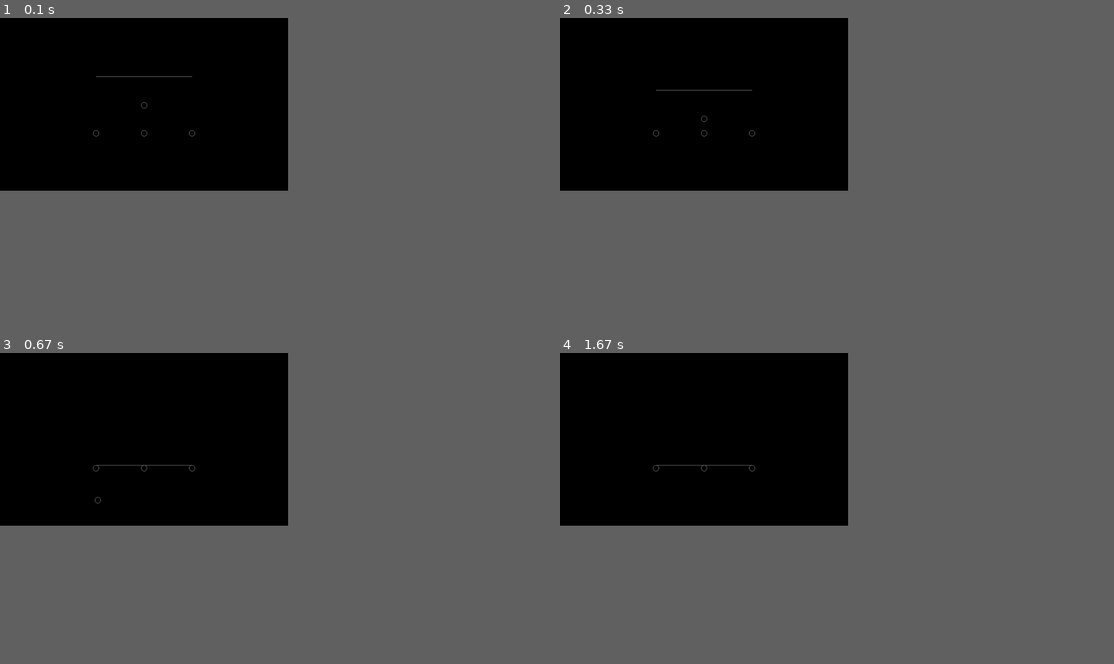
Above: before the commit, frames 1-4 (two rows, left to right).
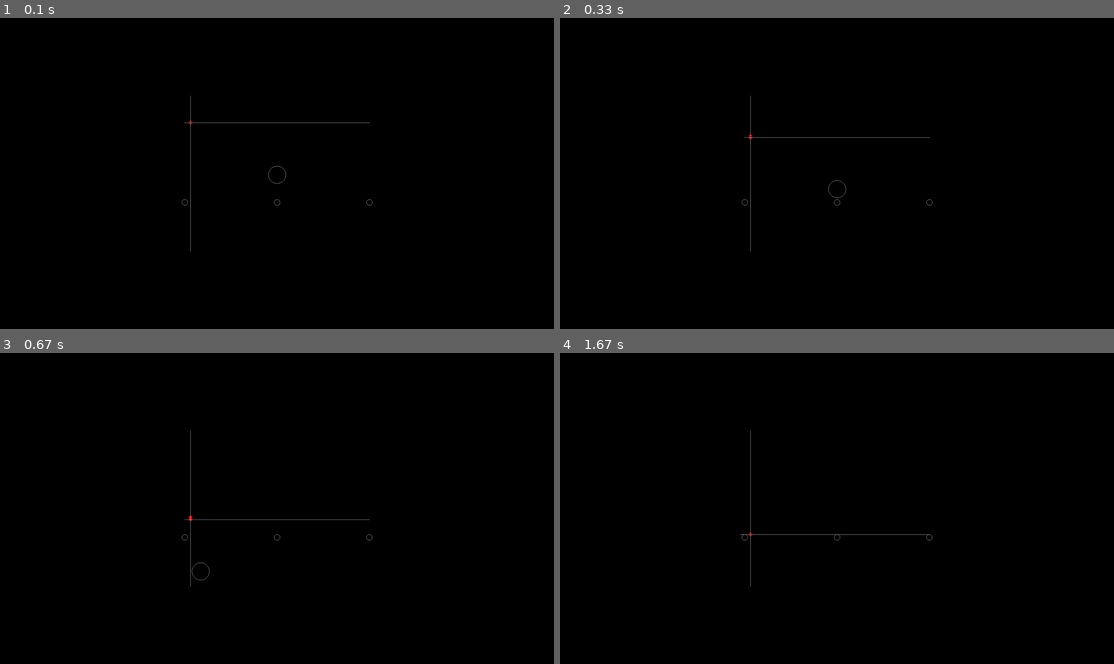
Above: after the commit, the same moments.

Repository: MoronicRocketFanatic/Pythonic_Physics_Engine
Game: pygame game, started from source/main.py
Same seed, same stepped clock (60 frames per second), same inputs: the game is played once before the commit and once after it.
Inputs:
- Up to frame 1 (0.1 s): no input
- Up to frame 2 (0.33 s): no input
- Up to frame 3 (0.67 s): hold Left from 0.33 s (still down)
- Up to frame 4 (1.67 s): release Left at 0.87 s
In our replay, the window is 468x281 before the commit and 900x506 after it. These sizes can differ from the game's own. Grey fills any space a smaller window leaves; there, only what the larger window draws over its background counts as a difference.

The runs differ from the first frame. In frame 1, 0.2% of the frame differs, in the area x 16-68%, y 18-76%; in frame 2, 0.2%; in frame 3, 0.3%, in the area x 16-68%, y 24-76%; in frame 4, 0.2%.

Commit message:
Line on Line

Diff:
--- a/source/main.py
+++ b/source/main.py
@@ -1,17 +1,17 @@
 import pygame
-from pygame import gfxdraw
-import pygame_plus
-import solver
-from solver import Solver, Ball, Line, Square, Triangle
-import math
-import multiprocessing
-from random import randint
+from pygame import gfxdraw  # noqa: F401
+import pygame_plus # noqa: F401
+import solver # noqa: F401
+from solver import Solver, Ball, Line, Square, Triangle # noqa: F401
+import math # noqa: F401
+import multiprocessing # noqa: F401
+from random import randint # noqa: F401
 
 
 #USER VARIABLES
-WINDOW_WIDTH = 1000
-WINDOW_HEIGHT = 600
-FRAMERATE = 60
+WINDOW_WIDTH = 1920
+WINDOW_HEIGHT = 1080
+FRAMERATE = 100
 
 #Initialize PyGame
 pygame.init()
@@ -25,10 +25,10 @@
 delta_time = 1/FRAMERATE #lock it to 1s divided between frames to help stability
 
 #objects
-grav_objects = [Ball(display, WINDOW_WIDTH/2, WINDOW_HEIGHT/2)]
-grav_objects = [Ball(display, WINDOW_WIDTH/2, WINDOW_HEIGHT/2), Line(display, WINDOW_WIDTH/3, WINDOW_HEIGHT/3, WINDOW_WIDTH/3*2, WINDOW_HEIGHT/3)]
+# grav_objects = [Ball(display, WINDOW_WIDTH/2, WINDOW_HEIGHT/2)]
+grav_objects = [Ball(display, WINDOW_WIDTH/2, WINDOW_HEIGHT/2, 30), Line(display, WINDOW_WIDTH/3, WINDOW_HEIGHT/3, WINDOW_WIDTH/3*2, WINDOW_HEIGHT/3), Line(display, WINDOW_WIDTH/3-1, WINDOW_HEIGHT/3, WINDOW_WIDTH/3*2, WINDOW_HEIGHT/3)]
 # no_grav_objects = [Line(display, 0, 0, 0, WINDOW_HEIGHT-1, anchored=True), Line(display, 0, WINDOW_HEIGHT-1, WINDOW_W …(181 unchanged characters)…
-no_grav_objects = [Ball(display, WINDOW_WIDTH/2, WINDOW_HEIG …(120 unchanged characters)… 3*2, WINDOW_HEIGHT/2+100, anchored=True)]
+no_grav_objects = [Ball(display, WINDOW_WIDTH/2, WINDOW_HEIG …(120 unchanged characters)… 3*2, WINDOW_HEIGHT/2+100, anchored=True), Line(display, WINDOW_WIDTH/3+20, WINDOW_HEIGHT/4, WINDOW_WIDTH/3+20, WINDOW_HEIGHT/2*1.5, anchored=True)]
 invisible_physics_objects = [] #for invisible walls, etc
 rendered_objects = [] #rendered but without collisions, gui maybe?
 
@@ -36,10 +36,6 @@
 
 
 #Functions
-
-
-
-
 
 #MAIN LOOP
 engine_running = True
@@ -57,6 +53,9 @@
             if event.key == pygame.K_UP:
                 grav_objects[0].position[1] -= 1
 
+            elif event.key == pygame.K_DOWN:
+                grav_objects[0].position[1] += 1
+
             elif event.key == pygame.K_LEFT:
                 grav_objects[0].position[0] -= 1
 
@@ -68,13 +67,22 @@
 
     #I should split these onto three other threads for better perf
     for object in grav_objects:
-        object.draw_antialiased_wireframe()
+        if object.draw_antialiased_wireframe():
+            grav_objects.remove(object)
+            del object
+            continue
 
     for object in no_grav_objects:
-        object.draw_antialiased_wireframe()
+        if object.draw_antialiased_wireframe():
+            no_grav_objects.remove(object)
+            del object
+            continue
 
     for object in rendered_objects:
-        object.draw_antialiased_wireframe()
+        if object.draw_antialiased_wireframe():
+            rendered_objects.remove(object)
+            del object
+            continue
 
     pygame.display.flip()
 #EXIT PROGRAM
--- a/source/pygame_plus.py
+++ b/source/pygame_plus.py
@@ -40,7 +40,7 @@
 
     def draw(self, surface:pygame.Surface = None) -> None:
         """Draws the non-anti-aliased filled box (Surface param is optional)."""
-        if surface == None:
+        if surface is None:
             surface = self.surface
 
         gfxdraw.filled_polygon(surface, self.drawn_points, self.color)
@@ -48,7 +48,7 @@
 
     def draw_wireframe(self, surface:pygame.Surface = None) -> None:
         """Draws the non-anti-aliased wireframe box (Surface Param is optional)."""
-        if surface == None:
+        if surface is None:
             surface = self.surface
 
         gfxdraw.polygon(surface, self.drawn_points, self.color)
@@ -56,7 +56,7 @@
 
     def draw_antialiased(self, surface:pygame.Surface = None) -> None:
         """Draws the anti-aliased filled box (Surface Param is optional)."""
-        if surface == None:
+        if surface is None:
             surface = self.surface
 
         gfxdraw.aapolygon(surface, self.drawn_points, self.color)
@@ -65,7 +65,7 @@
 
     def draw_antialiased_wireframe(self, surface:pygame.Surface = None) -> None:
         """Draws the anti-aliased wireframe box (Surface Param is optional)."""
-        if surface == None:
+        if surface is None:
             surface = self.surface
 
         gfxdraw.aapolygon(surface, self.drawn_points, self.color)
@@ -93,7 +93,7 @@
         elif self.rotation < -360:
             self.rotation += 360
 
-        if rotation_center == None:
+        if rotation_center is None:
             rotation_center = (self.x, self.y)
 
         for point in range(len(self.points)):
@@ -127,7 +127,7 @@
 
     def draw(self, surface:pygame.Surface = None) -> None:
         """Draws the non-anti-aliased filled circle (Surface param is optional)."""
-        if surface == None:
+        if surface is None:
             surface = self.surface
 
         gfxdraw.filled_circle(surface, self.drawn_xy[0], self.drawn_xy[1], self.radius, self.color)
@@ -135,7 +135,7 @@
 
     def draw_wireframe(self, surface:pygame.Surface = None) -> None:
         """Draws the non-anti-aliased wireframe circle (Surface Param is optional)."""
-        if surface == None:
+        if surface is None:
             surface = self.surface
 
         gfxdraw.aacircle(surface, self.drawn_xy[0], self.drawn_xy[1], self.radius, self.color)
@@ -143,7 +143,7 @@
 
     def draw_antialiased(self, surface:pygame.Surface = None) -> None:
         """Draws the anti-aliased filled circle (Surface Param is optional)."""
-        if surface == None:
+        if surface is None:
             surface = self.surface
 
         gfxdraw.aacircle(surface, self.drawn_xy[0], self.drawn_xy[1], self.radius, self.color)
@@ -152,7 +152,7 @@
 
     def draw_antialiased_wireframe(self, surface:pygame.Surface = None) -> None:
         """Draws the anti-aliased wireframe circle (Surface Param is optional)."""
-        if surface == None:
+        if surface is None:
             surface = self.surface
 
         gfxdraw.aacircle(surface, self.drawn_xy[0], self.drawn_xy[1], self.radius, self.color)
@@ -176,7 +176,7 @@
         elif self.rotation < -360:
             self.rotation += 360
 
-        if rotation_center == None:
+        if rotation_center is None:
             rotation_center = (self.x, self.y)
 
 
@@ -255,7 +255,7 @@
 
     def draw(self, surface:pygame.Surface = None) -> None:
         """Draws the non-anti-aliased filled polygon (Surface param is optional)."""
-        if surface == None:
+        if surface is None:
             surface = self.surface
 
         gfxdraw.filled_polygon(surface, self.drawn_points, self.color)
@@ -263,7 +263,7 @@
 
     def draw_wireframe(self, surface:pygame.Surface = None) -> None:
         """Draws the non-anti-aliased wireframe polygon (Surface Param is optional)."""
-        if surface == None:
+        if surface is None:
             surface = self.surface
 
         gfxdraw.polygon(surface, self.drawn_points, self.color)
@@ -271,7 +271,7 @@
 
     def draw_antialiased(self, surface:pygame.Surface = None) -> None:
         """Draws the anti-aliased filled polygon (Surface Param is optional)."""
-        if surface == None:
+        if surface is None:
             surface = self.surface
 
         gfxdraw.aapolygon(surface, self.drawn_points, self.color)
@@ -280,7 +280,7 @@
 
     def draw_antialiased_wireframe(self, surface:pygame.Surface = None) -> None:
         """Draws the anti-aliased wireframe polygon (Surface Param is optional)."""
-        if surface == None:
+        if surface is None:
             surface = self.surface
 
         gfxdraw.aapolygon(surface, self.drawn_points, self.color)
@@ -300,7 +300,7 @@
         elif self.rotation < -360:
             self.rotation += 360
 
-        if rotation_center == None:
+        if rotation_center is None:
             rotation_center = (self.x, self.y)
 
         self.calculate_points()
@@ -344,7 +344,7 @@
 
     def draw(self, surface:pygame.Surface = None) -> None:
         """Draws the non-anti-aliased filled polygon (Surface param is optional)."""
-        if surface == None:
+        if surface is None:
             surface = self.surface
 
         gfxdraw.filled_polygon(surface, self.drawn_points, self.color)
@@ -352,7 +352,7 @@
 
     def draw_wireframe(self, surface:pygame.Surface = None) -> None:
         """Draws the non-anti-aliased wireframe polygon (Surface Param is optional)."""
-        if surface == None:
+        if surface is None:
             surface = self.surface
 
         gfxdraw.polygon(surface, self.drawn_points, self.color)
@@ -360,7 +360,7 @@
 
     def draw_antialiased(self, surface:pygame.Surface = None) -> None:
         """Draws the anti-aliased filled polygon (Surface Param is optional)."""
-        if surface == None:
+        if surface is None:
             surface = self.surface
 
         gfxdraw.aapolygon(surface, self.drawn_points, self.color)
@@ -369,7 +369,7 @@
 
     def draw_antialiased_wireframe(self, surface:pygame.Surface = None) -> None:
         """Draws the anti-aliased wireframe polygon (Surface Param is optional)."""
-        if surface == None:
+        if surface is None:
             surface = self.surface
 
         gfxdraw.aapolygon(surface, self.drawn_points, self.color)
@@ -387,7 +387,7 @@
         elif self.rotation < -360:
             self.rotation += 360
 
-        if rotation_center == None:
+        if rotation_center is None:
             rotation_center = (self.x, self.y)
 
         for point in range(len(self.points)):
--- a/source/solver.py
+++ b/source/solver.py
@@ -1,7 +1,7 @@
 import pygame
 from pygame import Vector2
 from pygame import gfxdraw
-import pygame_plus
+import pygame_plus  # noqa: F401
 import math
 
 
@@ -9,6 +9,18 @@
     """Main branch for physics objects to specialize off into."""
 
     def __init__(self, surface:pygame.Surface, x:int = 0, y:int = 0, color:pygame.Color = (200, 200, 200), rotation:int = 0, rotation_center:Vector2 = Vector2(0,0), permanent_rotation:int = 0, anchored:bool = False) -> None:
+        """_summary_
+
+        Args:
+            surface (pygame.Surface): _description_
+            x (int, optional): _description_. Defaults to 0.
+            y (int, optional): _description_. Defaults to 0.
+            color (pygame.Color, optional): _description_. Defaults to (200, 200, 200).
+            rotation (int, optional): _description_. Defaults to 0.
+            rotation_center (Vector2, optional): _description_. Defaults to Vector2(0,0).
+            permanent_rotation (int, optional): _description_. Defaults to 0.
+            anchored (bool, optional): _description_. Defaults to False.
+        """
         self.surface = surface
 
         self.position = Vector2(x, y)
@@ -50,8 +62,12 @@
         # self.render = pygame_plus.Circle(self.x, self.y, self.radius, self.surface, self.color, self.rotation)
 
 
-    def draw_antialiased_wireframe(self):
-        gfxdraw.aacircle(self.surface, int(self.position[0]), int(self.position[1]), self.radius, self.color)
+    def draw_antialiased_wireframe(self) -> bool:
+        try:
+            gfxdraw.aacircle(self.surface, int(self.position[0]), int(self.position[1]), self.radius, self.color)
+        except OverflowError:
+            print(f"OBJECT KILLED: {self}")
+            return True
         # self.render.update(self.position[0], self.position[1], self.radius)
         # self.render.color = self.color
         # self.render.draw_antialiased_wireframe()
@@ -81,8 +97,13 @@
         super().update_position(delta_time)
 
 
-    def draw_antialiased_wireframe(self):
-        gfxdraw.line(self.surface, int(self.position[0]), int(self.position[1]), int(self.position_2[0]), int(self.position_2[1]), self.color)
+    def draw_antialiased_wireframe(self) -> bool:
+        try:
+            gfxdraw.line(self.surface, int(self.position[0]), int(self.position[1]), int(self.position_2[0]), int(self.position_2[1]), self.color)
+
+        except OverflowError:
+            print(f"OBJECT KILLED: {self}")
+            return True
 
 
 
@@ -152,17 +173,22 @@
                     self.ball_on_ball(object_1, object_2)
                     continue
 
-
-                if ((object_1_type == Line) and (object_2_type == Ball)) or ((object_1_type == Ball) and (object_2_type == Line)):
+                elif ((object_1_type == Line) and (object_2_type == Ball)) or ((object_1_type == Ball) and (object_2_type == Line)):
                     if (object_1_type == Line) and (object_2_type == Ball):
                         self.line_on_ball(object_1, object_2)
+                        continue
                     else:
                         self.line_on_ball(object_2, object_1)
-
-
-
-
-    def ball_on_ball(self, ball_1:Ball, ball_2:Ball) -> None:
+                        continue
+
+                elif (object_1_type == Line) and (object_2_type == Line):
+                    self.line_on_line(object_1, object_2)
+                    continue
+
+
+
+
+    def ball_on_ball(self, ball_1:Ball, ball_2:Ball) -> bool:
         collision_axis = ball_1.position - ball_2.position
         distance = collision_axis.length()
         if distance < ball_1.radius + ball_2.radius:
@@ -173,6 +199,7 @@
             delta = ball_1.radius + ball_2.radius - distance
             ball_1.position += (0.5 * delta * n) * (not ball_1.anchored)
             ball_2.position -= (0.5 * delta * n) * (not ball_2.anchored)
+            return True
 
 
     def line_on_point(self, line: Line, point: Vector2) -> bool:
@@ -186,7 +213,8 @@
             return True
 
 
-    def line_on_ball(self, line: Line, ball: Ball) -> None:
+    def line_on_ball(self, line: Line, ball: Ball) -> bool:
+
         collision_axis = line.position - ball.position
         collision_axis_2 = line.position_2 - ball.position
 
@@ -244,5 +272,61 @@
         return False
 
 
-    def line_on_line(self, line_1: Line, line_2: Line) -> None:
-        pass
+    def line_on_line(self, line_1: Line, line_2: Line) -> bool:
+        x_1 = line_1.position[0]
+        x_2 = line_1.position_2[0]
+        y_1 = line_1.position[1]
+        y_2 = line_1.position_2[1]
+
+        x_3 = line_2.position[0]
+        x_4 = line_2.position_2[0]
+        y_3 = line_2.position[1]
+        y_4 = line_2.position_2[1]
+
+        # intersect_distance_1 = ((x_4-x_3)*(y_1-y_3) - (y_4-y_3)*(x_1-x_3)) / ((y_4-y_3)*(x_2-x_1) - (x_4-x_3)*(y_2-y_1))
+        # intersect_distance_2 = ((x_2-x_1)*(y_1-y_3) - (y_2-y_1)*(x_1-x_3)) / ((y_4-y_3)*(x_2-x_1) - (x_4-x_3)*(y_2-y_1))
+
+        # if (not self.line_on_point(line_2, line_1.position)) and (not self.line_on_point(line_2, line_1.position_2)):
+        try:
+            intersect_distance_1 = ((x_4-x_3)*(y_1-y_3) - (y_4-y_3)*(x_1-x_3)) / ((y_4-y_3)*(x_2-x_1) - (x_4-x_3)*(y_2-y_1))
+            intersect_distance_2 = ((x_2-x_1)*(y_1-y_3) - (y_2-y_1)*(x_1-x_3)) / ((y_4-y_3)*(x_2-x_1) - (x_4-x_3)*(y_2-y_1))
+        except ZeroDivisionError:
+            line_1.position[1] -= 1
+            line_1.position_2[1] -= 1
+            line_2.position[1] += 1
+            line_2.position_2[1] += 1
+            # print("parallel")
+            return True
+
+        # else:
+        #     print("parallel")
+        #     return True
+
+
+        if (intersect_distance_1 < 0 or intersect_distance_1 > 1) or (intersect_distance_2 < 0  or intersect_distance_2 > 1):
+            return False
+
+        intersection_position = Vector2(x_1 + (intersect_distance_1 * (x_2 - x_1)), y_1 + (intersect_distance_1 * (y_2 - y_1)))
+        gfxdraw.aacircle(line_1.surface, int(intersection_position[0]), int(intersection_position[1]), 5, (255, 0, 0))
+
+        # print(f"intersect {intersection_position}")
+
+        # try:
+        #     n = collision_axis / intersect_distance_1
+        # except ZeroDivisionError:
+        #     n = Vector2()
+
+        # delta = None
+        # line_1.position = line_1.position - line_1.last_position
+        # line_1.position_2 = line_1.position_2 - line_1.last_position_2
+
+        # line_2.position = line_2.position - line_2.last_position
+        # line_2.position_2 = line_2.position_2 - line_2.last_position_2
+
+        # line_1.position += (0.5 * delta * n) * (not line_1.anchored)
+        # line_1.position_2 += (0.5 * delta * n) * (not line_1.anchored)
+        # line_2.position -= (0.5 * delta * n) * (not line_2.anchored)
+        # line_2.position_2 -= (0.5 * delta * n) * (not line_2.anchored)
+
+
+        return True
